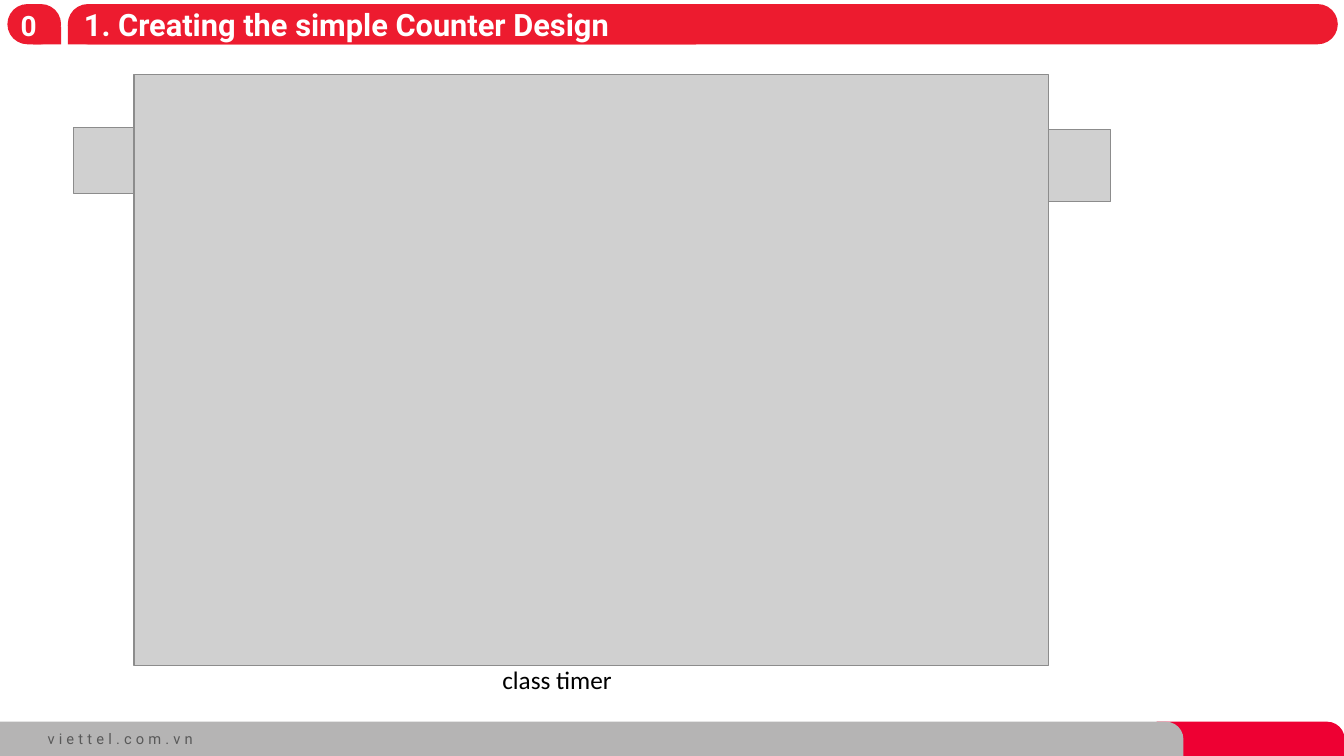
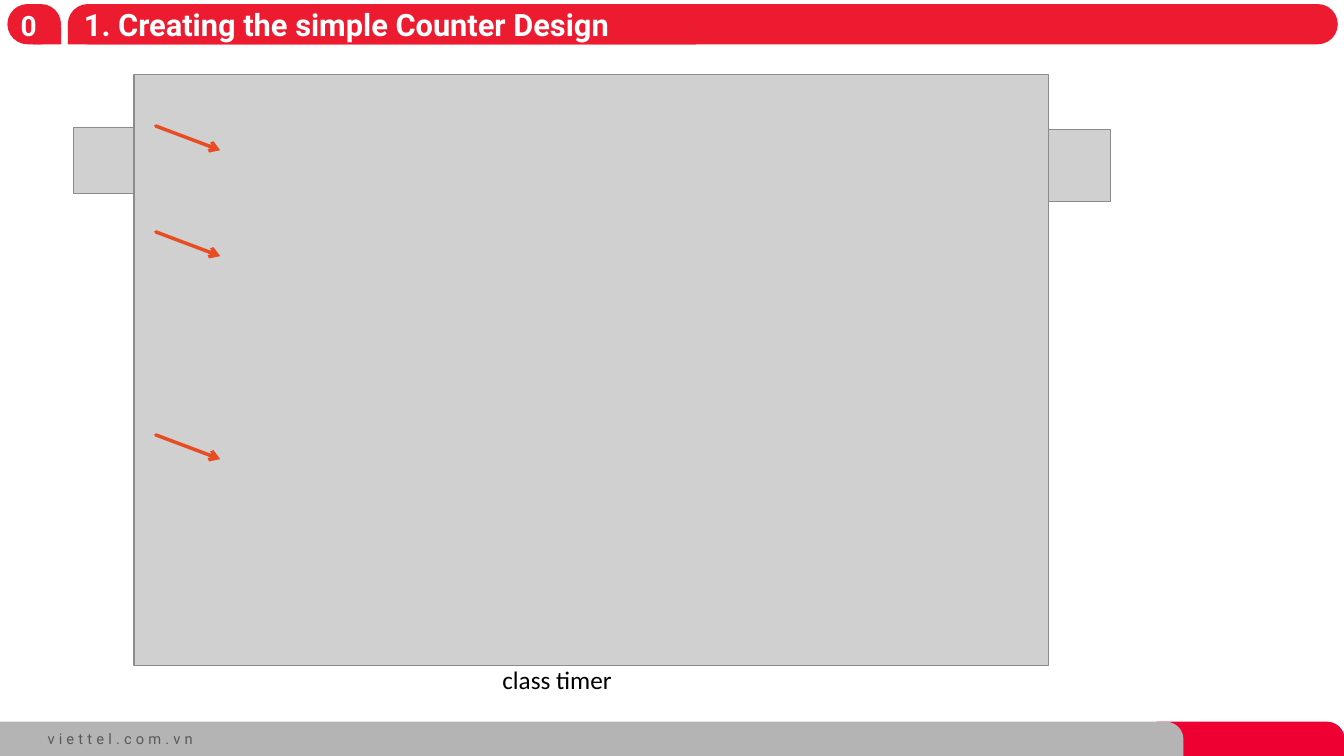
Before and after one commit to hungkem/hungkem-SystemVerilog-for-Design-and-Verification, a slide deck: slide 15 of LAB11.pptx. Drawn at 1344x756 pixels with LibreOffice and Linux fonts; fonts in the diff are those of the drawing; grey boxes stand for pictures; background and template pictures are left out. Boxes give left, top, right and bottom in pixels: in the first picture for what was removed or moved away, otherwise in the second. Text is boxed around its words. In the diff, an @@ line names an element or a change of style, - is before the commit and + after.

```diff
--- a/LAB11.pptx
+++ b/LAB11.pptx
@@ arrow added from (156, 126) to (220, 150), #E84C22 2.5 pt @@
@@ arrow added from (156, 232) to (220, 256), #E84C22 2.5 pt @@
@@ arrow added from (156, 435) to (220, 459), #E84C22 2.5 pt @@
```
Also in this commit, not shown: 3 other slides changed, 8 other files.
